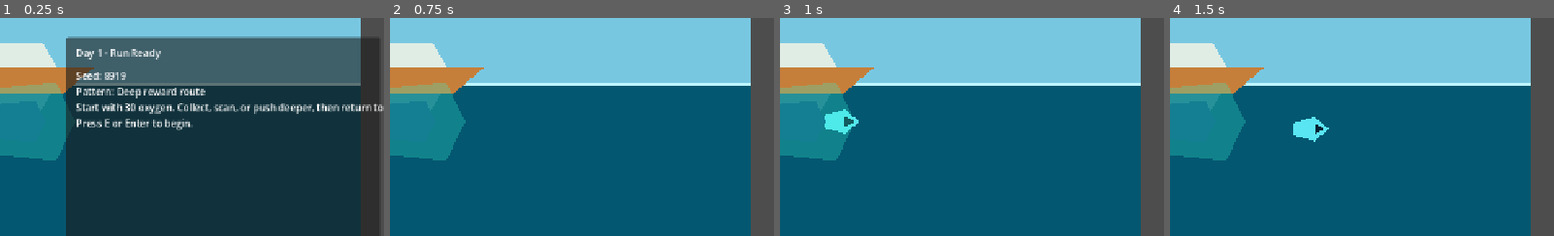
Above: before the commit, frames 1-4 (left to right).
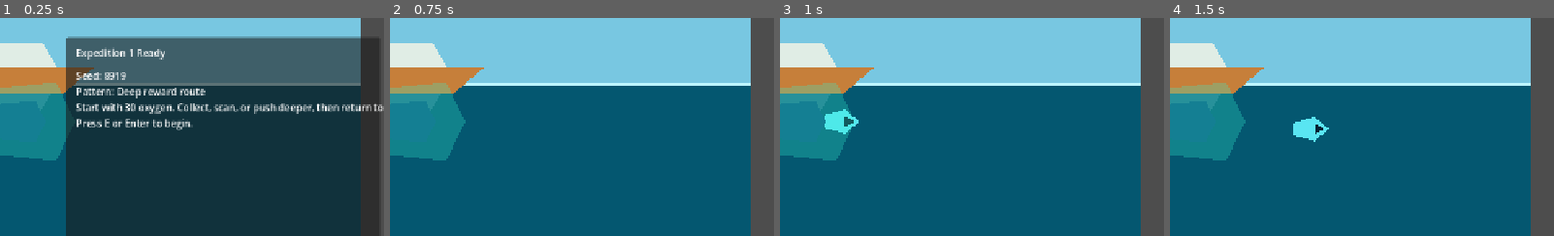
Above: after the commit, the same moments.

Repository: joeypshell/OceanGame
Game: Godot game, scene res://scenes/Main.tscn
The game is run twice, just before and just after one commit, with the same random seed, the same clock (stepped at 60 frames per second) and the same inputs.
Inputs:
- Up to frame 1 (0.25 s): no input
- Up to frame 2 (0.75 s): tap E (interact) at 0.5, 0.6 s; hold D (move_right) from 0.53 s (still down)
- Up to frame 3 (1 s): keep holding D (move_right)
- Up to frame 4 (1.5 s): release D (move_right) at 1.28 s; hold S (move_down) from 1.28 s (still down); tap F (scan) at 1.35 s
The pictures show only the part of the screen within x 48-98%, y 0-50%; the shares and areas given below are measured in that part.

The runs differ from the first frame. In frame 1, 0.6% of the frame differs, in the area x 20-43%, y 14-20%; in frame 2, nothing differs; in frame 3, nothing differs; in frame 4, nothing differs.

Commit message:
Revise planning and backlog architecture

Diff:
--- a/scenes/Main.tscn
+++ b/scenes/Main.tscn
@@ -554,7 +554,7 @@
 offset_top = 14.0
 offset_right = 492.0
 offset_bottom = 46.0
-text = "Run Ready"
+text = "Expedition Ready"
 
 [node name="RunSummary" type="Label" parent="HUD/RunPanel"]
 offset_left = 16.0
--- a/scripts/main.gd
+++ b/scripts/main.gd
@@ -379,7 +379,7 @@
 		else:
 			prompt_label.text = "Extraction complete - upgrade menu open: press E to purchase or R to restart"
 	elif dive_session.result == DiveSessionScript.Result.FAILED:
-		prompt_label.text = "Run failed - press R to restart"
+		prompt_label.text = "Expedition failed - press R to restart"
 	elif player_in_base:
 		if dive_session.has_left_base:
 			prompt_label.text = "Safe base: press E or Enter to extract"
@@ -391,7 +391,7 @@
 func _update_run_panel() -> void:
 	if dive_session.result == DiveSessionScript.Result.READY:
 		run_panel.visible = true
-		run_title_label.text = "Day %d - Run Ready" % progression_state.current_run_number
+		run_title_label.text = "Expedition %d Ready" % progression_state.current_run_number
 		run_summary_label.text = "Seed: %d\nPattern: %s\nStart with %d oxygen. Collect, scan, or push deeper, then return to bank cargo.\nPress E or Enter to begin." % [
 			progression_state.current_run_seed,
 			_format_cluster_pattern(current_resource_cluster_pattern),
@@ -399,7 +399,7 @@
 		]
 	elif dive_session.result == DiveSessionScript.Result.EXTRACTED:
 		run_panel.visible = true
-		run_title_label.text = "Day %d Result: Extraction" % progression_state.current_run_number
+		run_title_label.text = "Expedition %d Result: Extraction" % progression_state.current_run_number
 		run_summary_label.text = "Seed: %d\nPattern: %s\n%s" % [
 			progression_state.current_run_seed,
 			_format_cluster_pattern(current_resource_cluster_pattern),
@@ -407,7 +407,7 @@
 		]
 	elif dive_session.result == DiveSessionScript.Result.FAILED:
 		run_panel.visible = true
-		run_title_label.text = "Day %d Result: Failure" % progression_state.current_run_number
+		run_title_label.text = "Expedition %d Result: Failure" % progression_state.current_run_number
 		run_summary_label.text = "Seed: %d\nPattern: %s\n%s" % [
 			progression_state.current_run_seed,
 			_format_cluster_pattern(current_resource_cluster_pattern),
Not shown, added: README.md
Not shown, changed: docs/current/GAMEPLAY.md
Not shown, changed: docs/current/ROADMAP.md
Not shown, changed: docs/planning/CORE_LOOP_RULES.md
Not shown, changed: docs/planning/DAILY_RUNS.md
Not shown, changed: docs/planning/DAILY_RUN_PLAYTEST_2026_06_25.md
Not shown, added: docs/planning/GAME_VISION.md
Not shown, added: docs/planning/PREDATOR_INTERACTION_DIRECTION.md
Not shown, added: docs/planning/PROGRESSION_LADDER.md
Not shown, changed: docs/planning/RUN_PLAYTEST_CHECKLIST.md
